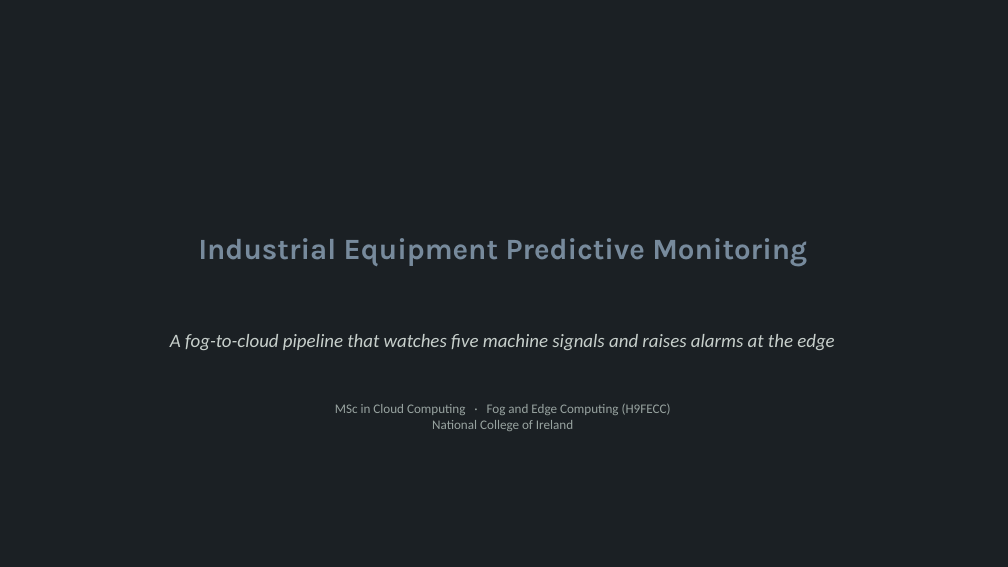
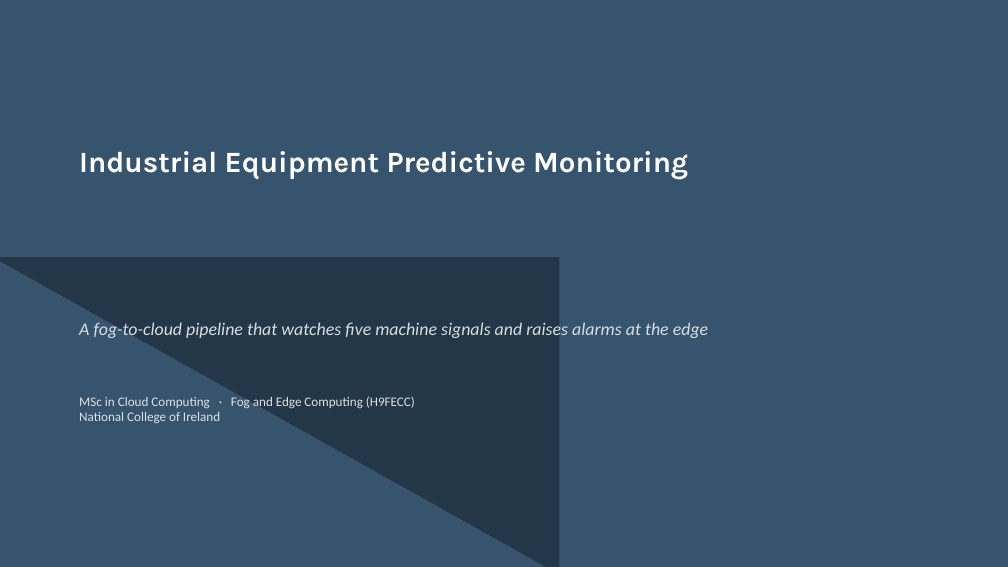
Before and after one commit to valletivarish/FEC_version_2, a slide deck: slide 1 of ppt/industrial-equipment-monitoring.pptx. Drawn at 1008x567 pixels with LibreOffice and Linux fonts; fonts in the diff are those of the drawing. Boxes give left, top, right and bottom in pixels: in the first picture for what was removed or moved away, otherwise in the second. Text is boxed around its words. In the diff, an @@ line names an element or a change of style, - is before the commit and + after.

Commit message:
Ensure no two decks share a theme: ΔE colour audit across all archetype+cover groups; move bridge->underline, retail/water->plain, industrial->diagonal (dark now marine-only); recolour smart-city/smart-building/parking/transit/elevator/cold-chain/aquaculture to spread the palette. 0 collisions at ΔE<20

```diff
--- a/ppt/industrial-equipment-monitoring.pptx
+++ b/ppt/industrial-equipment-monitoring.pptx
@@ rectangle at box(0, 0, 1008, 567): fill #1B2024 to #37546E @@
@@ text "Industrial Equipment Predictive Monitoring": place and size @@
-text "Industrial Equipment Predictive Monitoring" at box(198, 238, 807, 266)
+text "Industrial Equipment Predictive Monitoring" at box(79, 151, 688, 180)
@@ text "Industrial Equipment Predictive Monitoring" at box(79, 151, 688, 180): text colour #778A9C to #FFFFFF; alignment centre to left; vertical alignment middle to top @@
@@ right triangle added at box(0, 257, 560, 567), fill #243748 @@
@@ text "A fog-to-cloud pipeline that watches ...": place and size @@
-text "A fog-to-cloud pipeline that watches ..." at box(170, 334, 834, 350)
+text "A fog-to-cloud pipeline that watches ..." at box(79, 322, 708, 338)
@@ text "A fog-to-cloud pipeline that watches ..." at box(79, 322, 708, 338): size 18 to 17 pt, text colour #C7CFCB to #D7DCE2; alignment centre to left @@
@@ text "MSc in Cloud Computing · ...": place and size @@
-text "MSc in Cloud Computing · ..." at box(335, 403, 671, 431)
+text "MSc in Cloud Computing · ..." at box(79, 396, 415, 423)
@@ text "MSc in Cloud Computing · ..." at box(79, 396, 415, 423): text colour #98A3A0 to #DBE0E4; alignment centre to left @@
```
Also in this commit, not shown: 24 other files.
